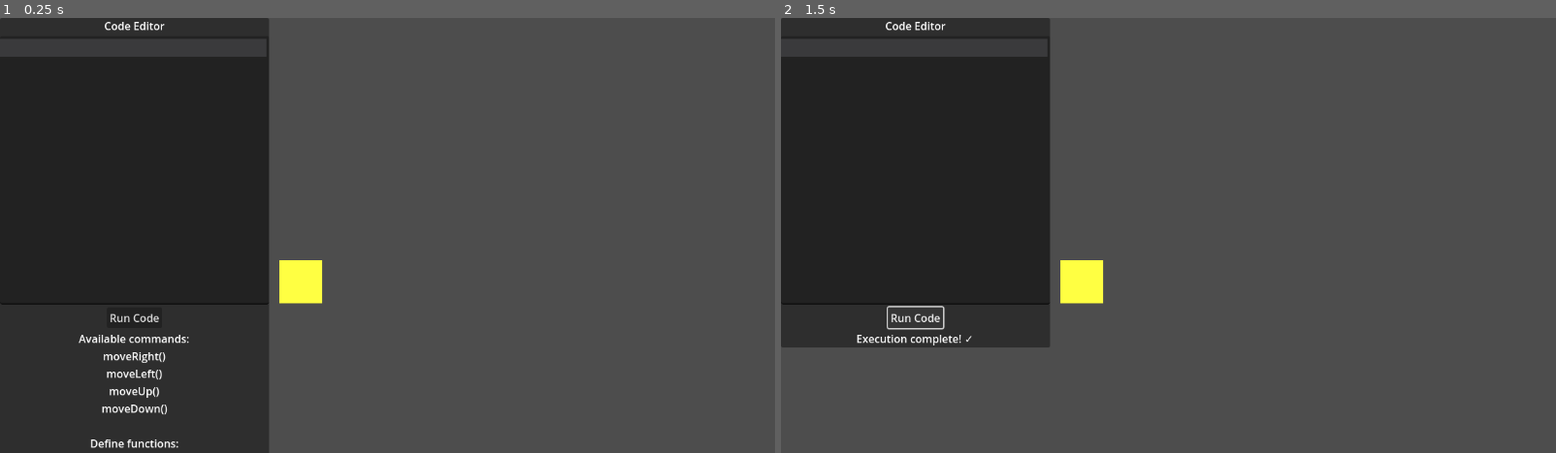
Above: before the commit, frames 1-2 (left to right).
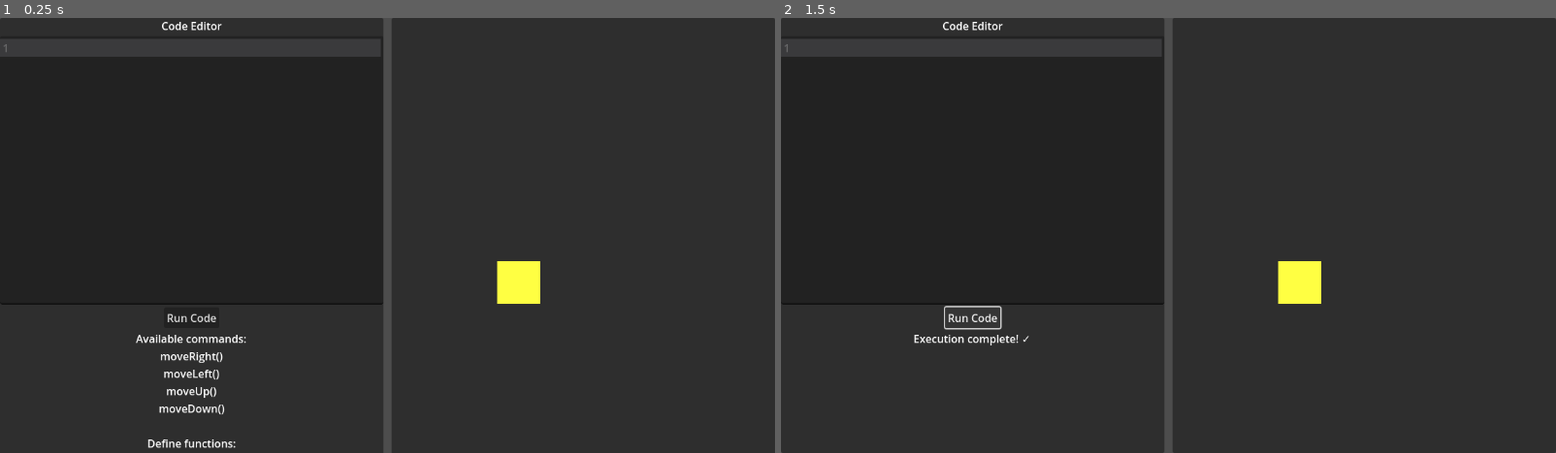
Above: after the commit, the same moments.

Repository: AlexanderTsik/CodingGamePrototype
Game: Godot game, scene res://scenes/main.tscn
The game is run twice, just before and just after one commit, with the same random seed, the same clock (stepped at 60 frames per second) and the same inputs.
Inputs:
- Up to frame 1 (0.25 s): no input
- Up to frame 2 (1.5 s): click "Run Code" at 0.5 s; click "Run Code" at 1.25 s

The runs differ from the first frame. In frame 1, 65% of the frame differs, in the area x 0-100%, y 0-100%; in frame 2, 73%.

Commit message:
made it little fancy

Diff:
--- a/scenes/main.tscn
+++ b/scenes/main.tscn
@@ -21,12 +21,14 @@
 
 [node name="HSplitContainer" type="HSplitContainer" parent="."]
 layout_mode = 0
-offset_right = 40.0
-offset_bottom = 40.0
+offset_right = 1152.0
+offset_bottom = 648.0
 split_offset = 500
 
 [node name="CodePanel" type="PanelContainer" parent="HSplitContainer"]
+custom_minimum_size = Vector2(570, 0)
 layout_mode = 2
+size_flags_horizontal = 3
 
 [node name="VBoxContainer" type="VBoxContainer" parent="HSplitContainer/CodePanel"]
 layout_mode = 2
@@ -48,6 +50,7 @@
 symbol_lookup_on_click = true
 symbol_tooltip_on_hover = true
 line_folding = true
+gutters_draw_line_numbers = true
 code_completion_enabled = true
 indent_automatic = true
 auto_brace_completion_highlight_matching = true
@@ -66,9 +69,12 @@
 autowrap_mode = 2
 
 [node name="GamePanel" type="PanelContainer" parent="HSplitContainer"]
+custom_minimum_size = Vector2(570, 0)
 layout_mode = 2
+size_flags_horizontal = 3
 
 [node name="Level" type="Node2D" parent="HSplitContainer/GamePanel"]
+position = Vector2(154, 1)
 
 [node name="Player" parent="HSplitContainer/GamePanel/Level" instance=ExtResource("2_sugp2")]
 position = Vector2(35, 393)
--- a/scripts/code_executor.gd
+++ b/scripts/code_executor.gd
@@ -95,7 +95,6 @@
 			# Parse function body
 			var func_commands = []
 			i += 1
-			var func_start_line = i
 
 			while i < lines.size():
 				var body_line = lines[i].strip_edges()
--- a/scripts/main.gd
+++ b/scripts/main.gd
@@ -23,7 +23,7 @@
 
 func _on_code_completion_requested():
 	# Clear any existing options
-	code_input.clear_code_completion_options()
+	#code_input.clear_code_completion_options()
 
 	# Add all available commands as completion options
 	for command in available_commands:
